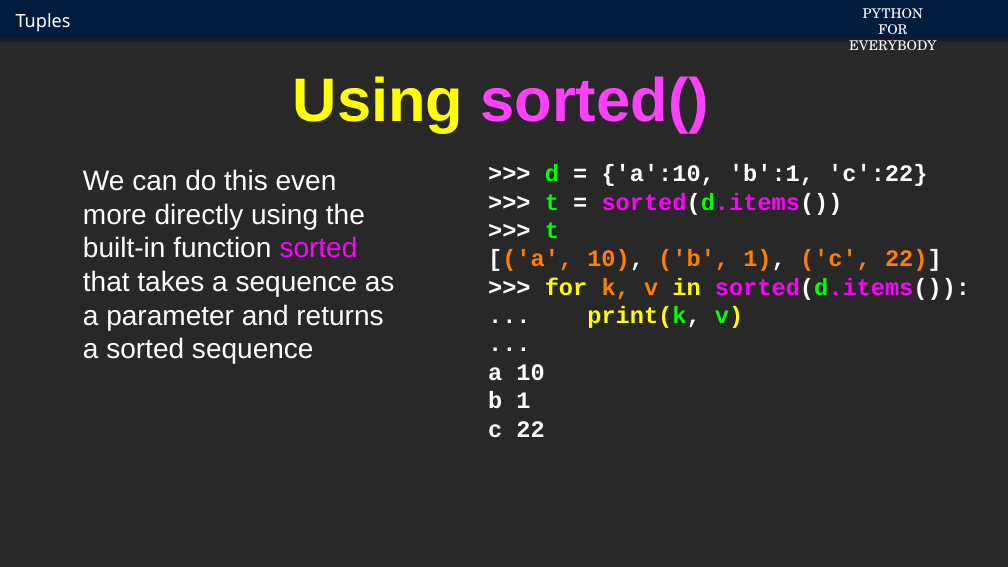
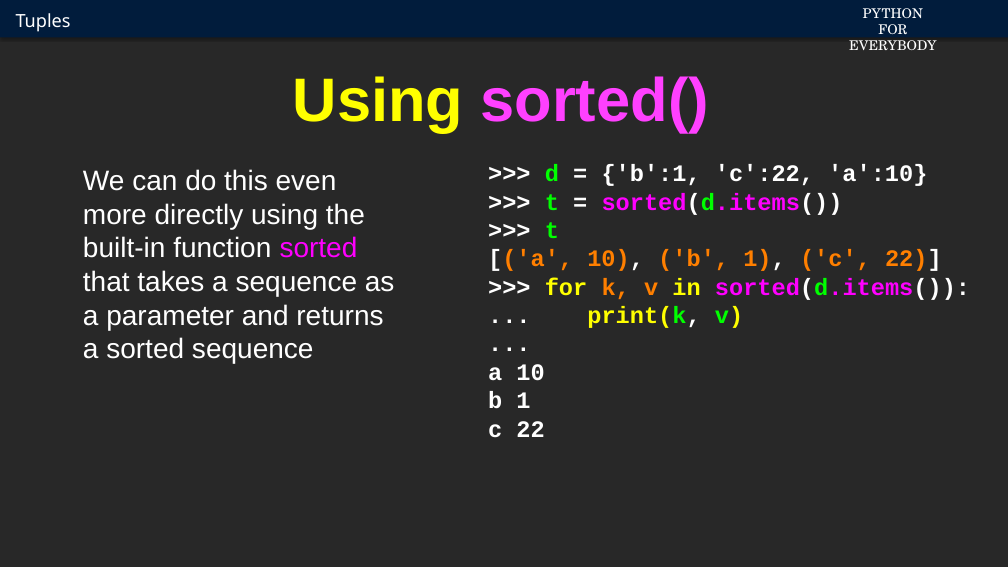
Before and after one commit to csev/py4e, a slide deck: slide 11 of cai/redo-2024/Slides/10-01-python4e.01.120116.pptx. Drawn at 1008x567 pixels with LibreOffice and Linux fonts; fonts in the diff are those of the drawing; background and template pictures are left out. Boxes give left, top, right and bottom in pixels: in the first picture for what was removed or moved away, otherwise in the second. Text is boxed around its words. In the diff, an @@ line names an element or a change of style, - is before the commit and + after.

```diff
--- a/cai/redo-2024/Slides/10-01-python4e.01.120116.pptx
+++ b/cai/redo-2024/Slides/10-01-python4e.01.120116.pptx
@@ text at bbox=[545, 164, 927, 186]: text changed @@
->>> d = {'a':10, 'b':1, 'c':22}
+>>> d = {'b':1, 'c':22, 'a':10}
```
Also in this commit, not shown: 1 other file.
